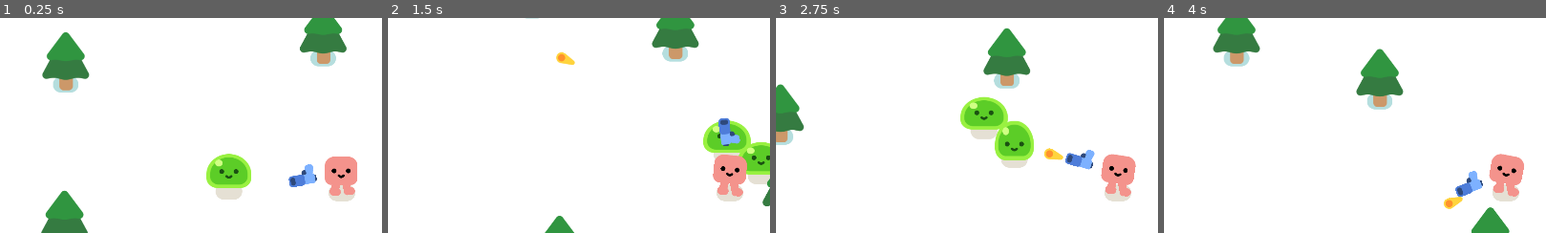
Above: before the commit, frames 1-4 (left to right).
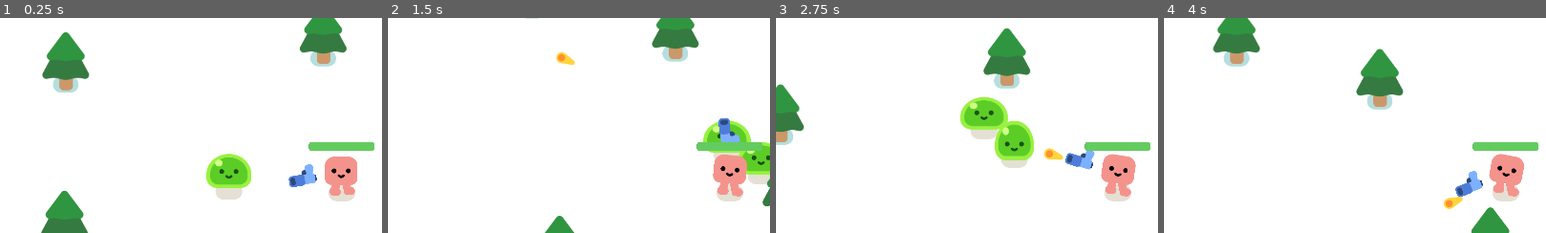
Above: after the commit, the same moments.

Repository: KadirKuruca/VampireSurvivor2D
Game: Godot game, scene res://survivor_game.tscn
Same seed, same stepped clock (60 frames per second), same inputs: the game is played once before the commit and once after it.
Inputs:
- Up to frame 1 (0.25 s): no input
- Up to frame 2 (1.5 s): hold D (move_right) 0.53-1.28 s; hold S (move_down) from 1.28 s (still down)
- Up to frame 3 (2.75 s): release S (move_down) at 2.03 s; hold D (move_right) from 2.03 s (still down)
- Up to frame 4 (4 s): release D (move_right) at 2.78 s; hold W (move_up) 2.78-3.53 s; hold A (move_left) from 3.53 s (still down)
The pictures show only the part of the screen within x 5-55%, y 9-59%; the shares and areas given below are measured in that part.

The runs differ from the first frame. In frame 1, 0.7% of the frame differs, in the area x 80-98%, y 57-62%; in frame 2, 0.7%; in frame 3, 0.7%, in the area x 78-98%, y 57-70%; in frame 4, 0.7%.

Commit message:
Add health management to the player

Diff:
--- a/player.gd
+++ b/player.gd
@@ -1,6 +1,13 @@
 extends CharacterBody2D
 
-func _physics_process(_delta):
+signal health_depleted
+var health = 100.0
+
+func _physics_process(delta):
+	move_and_animate()
+	control_overlappings_and_take_damage(delta)
+
+func move_and_animate():
 	var direction = Input.get_vector("move_left", "move_right", "move_up", "move_down")
 	velocity = direction * 600
 	move_and_slide()
@@ -9,3 +16,12 @@
 		%HappyBoo.play_walk_animation()
 	else:
 		%HappyBoo.play_idle_animation()
+
+func control_overlappings_and_take_damage(delta: float):
+	const DAMAGE_RATE = 5.0
+	var overlapping_mobs = %HurtBox.get_overlapping_bodies()
+	if overlapping_mobs.size() > 0:
+		health -= DAMAGE_RATE * overlapping_mobs.size() * delta
+		%ProgressBar.value = health
+		if health <= 0.0:
+			health_depleted.emit()
--- a/player.tscn
+++ b/player.tscn
@@ -6,6 +6,23 @@
 
 [sub_resource type="CircleShape2D" id="CircleShape2D_dqk01"]
 radius = 36.0555
+
+[sub_resource type="CircleShape2D" id="CircleShape2D_kuy4u"]
+radius = 44.0114
+
+[sub_resource type="StyleBoxFlat" id="StyleBoxFlat_lp4qe"]
+bg_color = Color(0.152941, 0.168627, 0.188235, 1)
+corner_radius_top_left = 8
+corner_radius_top_right = 8
+corner_radius_bottom_right = 8
+corner_radius_bottom_left = 8
+
+[sub_resource type="StyleBoxFlat" id="StyleBoxFlat_w6i80"]
+bg_color = Color(0.388235, 0.8, 0.372549, 1)
+corner_radius_top_left = 8
+corner_radius_top_right = 8
+corner_radius_bottom_right = 8
+corner_radius_bottom_left = 8
 
 [node name="Player" type="CharacterBody2D"]
 script = ExtResource("1_nsy71")
@@ -21,3 +38,25 @@
 
 [node name="Gun" parent="." instance=ExtResource("3_n3w16")]
 position = Vector2(0, -53)
+
+[node name="HurtBox" type="Area2D" parent="."]
+unique_name_in_owner = true
+collision_layer = 0
+collision_mask = 2
+
+[node name="CollisionShape2D" type="CollisionShape2D" parent="HurtBox"]
+position = Vector2(1, -7)
+shape = SubResource("CircleShape2D_kuy4u")
+debug_color = Color(0.505882, 0, 0.0823529, 0.419608)
+
+[node name="ProgressBar" type="ProgressBar" parent="."]
+unique_name_in_owner = true
+offset_left = -83.0
+offset_top = -128.0
+offset_right = 82.0
+offset_bottom = -105.0
+theme_override_styles/background = SubResource("StyleBoxFlat_lp4qe")
+theme_override_styles/fill = SubResource("StyleBoxFlat_w6i80")
+step = 5.0
+value = 100.0
+show_percentage = false
Not shown: 1 places in player.tscn that only renumber resources
